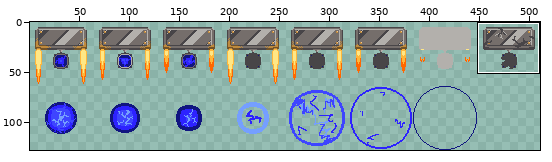
File history of a sprite sheet, SilverGirlStrike/Assets/Resource/CharacterGraphics/sparkBomb.png. The picture above shows the old version from afar; the outline marks the close-up.
Close-up. Before the edit:
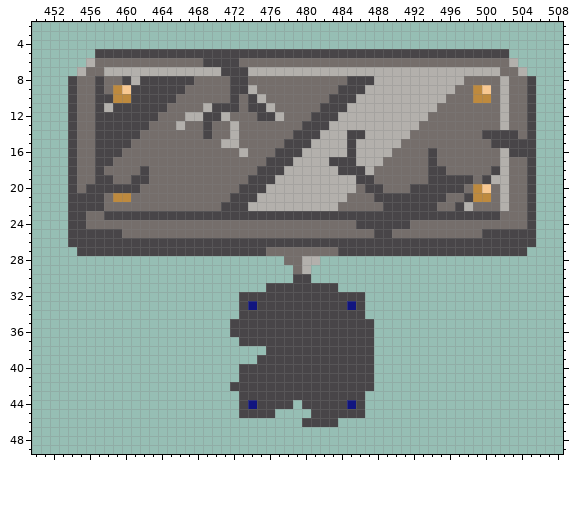
The file is 512x128 pixels. Shown: x 450..508, y 2..49. The wide view leaves out empty margins. The commit also changed other parts of the picture, which this record leaves out.
After the commit:
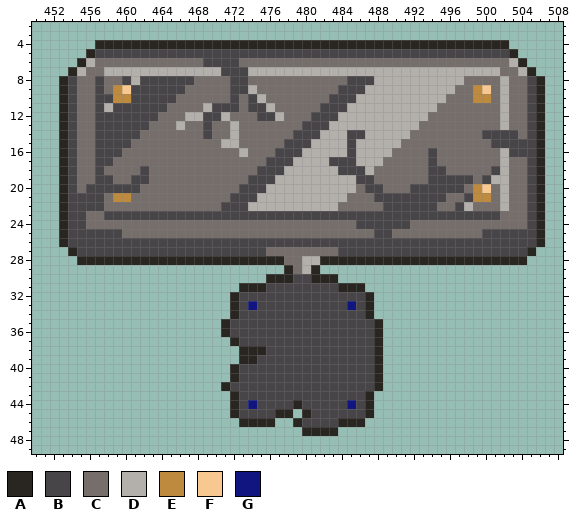
Palette (. is transparent): A #292622  B #484548  C #756e6b  D #b3b0ac  E #be8a3e  F #f8c891  G #111580
Change:
y 4: x 457..502 .............................................. -> AAAAAAAAAAAAAAAAAAAAAAAAAAAAAAAAAAAAAAAAAAAAAA
y 5: x 456 . -> A; x 503 . -> A
y 6: x 455 . -> A; x 504 . -> A
y 7: x 454 . -> A; x 505 . -> A
y 8..26: x 453 . -> A; x 506 . -> A
y 27: x 454 . -> A; x 505 . -> A
y 28: x 455..477 ....................... -> AAAAAAAAAAAAAAAAAAAAAAA; x 482..504 ....................... -> AAAAAAAAAAAAAAAAAAAAAAA
y 29: x 478 . -> A; x 481 . -> A
y 30: x 476..478 ... -> AAA; x 481..483 ... -> AAA
y 31: x 473..475 ... -> AAA; x 484..486 ... -> AAA
y 32..34: x 472 . -> A; x 487 . -> A
y 35..36: x 471 . -> A; x 488 . -> A
y 37: x 472 . -> A; x 488 . -> A
y 38: x 473..475 ... -> AAA; x 488 . -> A
y 39: x 473..474 .. -> AA; x 488 . -> A
y 40..41: x 472 . -> A; x 488 . -> A
y 42: x 471 . -> A; x 488 . -> A
y 43: x 472 . -> A; x 487 . -> A
y 44: x 472 . -> A; x 479 . -> A; x 487 . -> A
y 45: x 472 . -> A; x 477..478 .. -> AA; x 480 . -> A; x 487 . -> A
y 46: x 473..476 .... -> AAAA; x 479 . -> A; x 484..486 ... -> AAA
y 47: x 480..483 .... -> AAAA
Changed places in both close-ups, as pixel boxes (x1, y1, x2, y2):
added: (59, 40, 545, 436)
